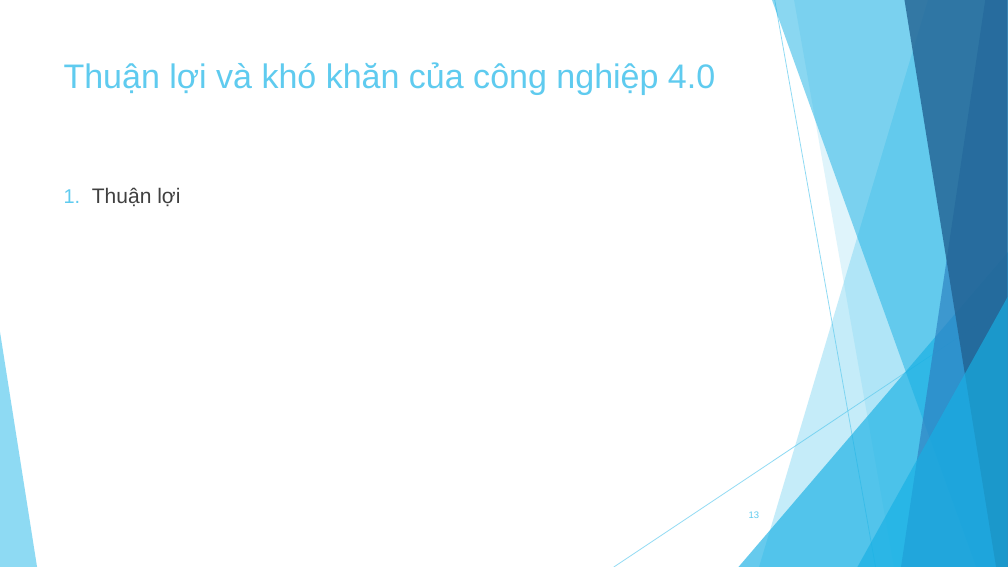
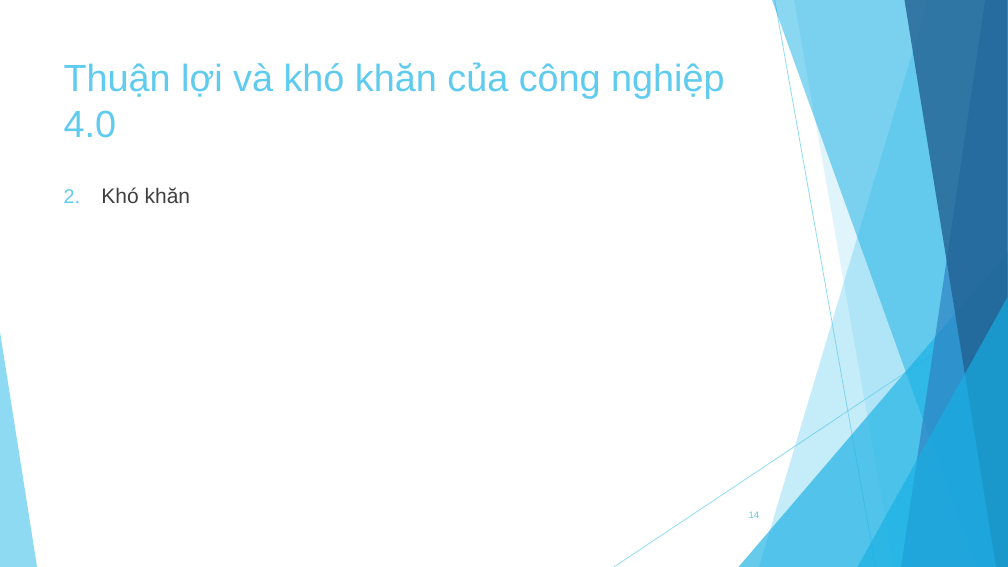
Before and after one commit to knst18ck2/KNST, a slide deck: slide 14 of Báo cáo.pptx (slide 13 before the commit). Drawn at 1008x567 pixels with LibreOffice and Linux fonts; fonts in the diff are those of the drawing. Boxes give left, top, right and bottom in pixels: in the first picture for what was removed or moved away, otherwise in the second. Text is boxed around its words. In the diff, an @@ line names an element or a change of style, - is before the commit and + after.

```diff
--- a/Báo cáo.pptx
+++ b/Báo cáo.pptx
@@ title "Thuận lợi và khó khăn ..." at bbox=[64, 62, 724, 138]: size 32.4 to 36 pt @@
@@ text at bbox=[101, 187, 191, 203]: text changed @@
-1. Thuận lợi
+2. Khó khăn
@@ page number at bbox=[749, 511, 760, 518]: text changed @@
-13
+14
```
Also in this commit, not shown: 1 slide added.
